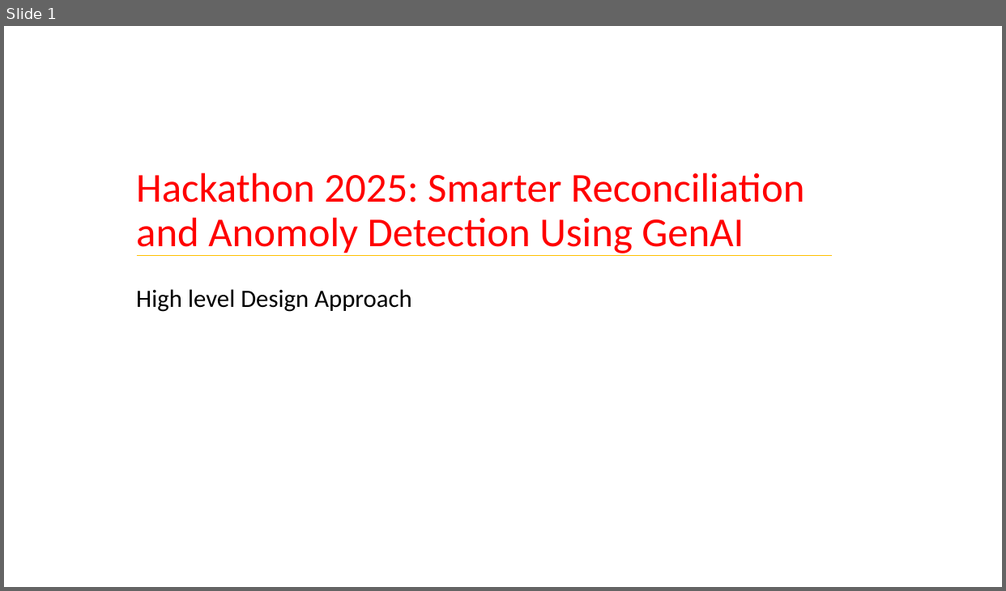
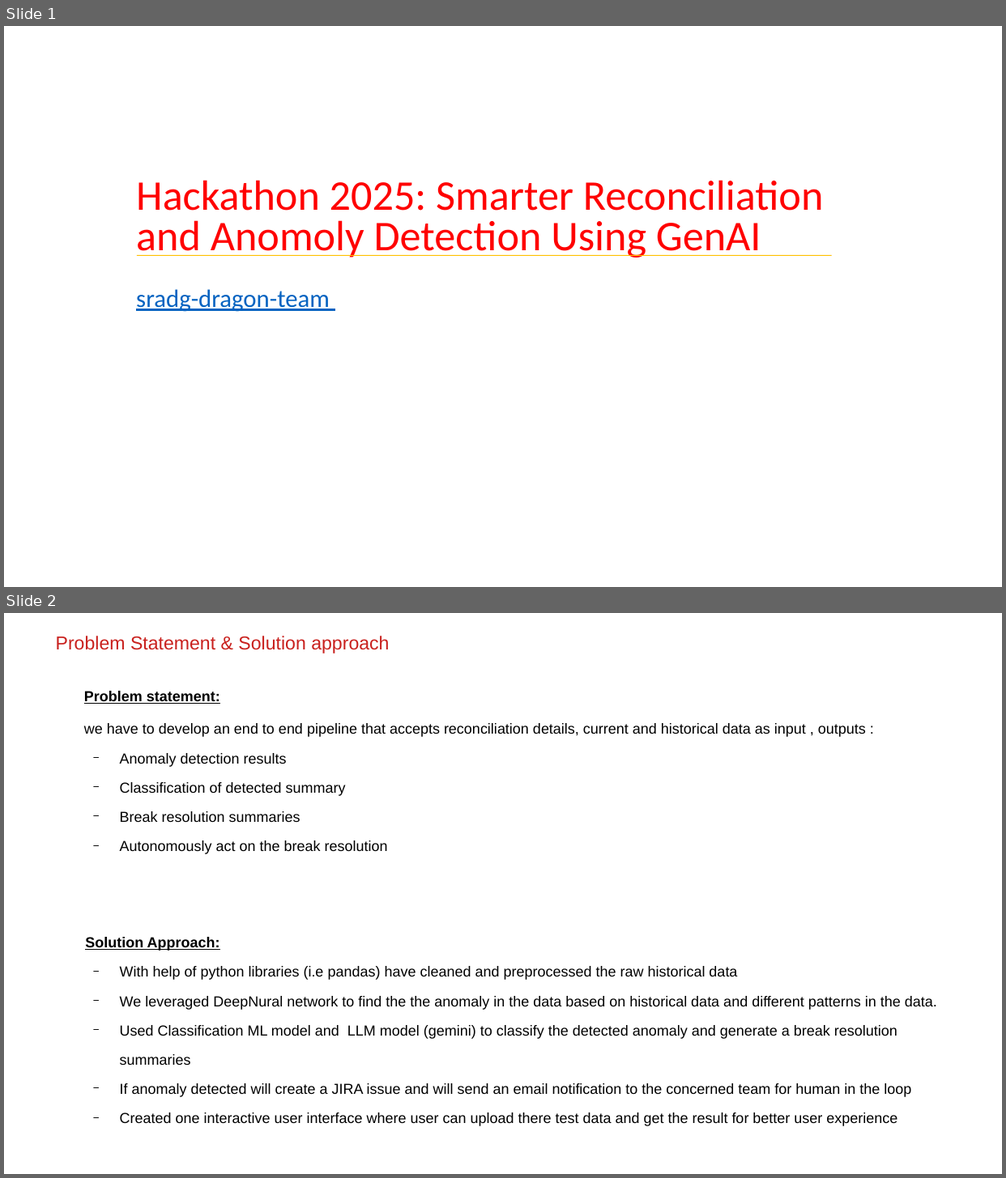
Before and after one commit to ewfx/sradg-dragon-team, a slide deck: artifacts/arch/Design_Approach_Smarter Reconcillation and Anomoly Detection Using GenAI_V1.1.pptx. Shown one above the other, each under a label of ours: slide 1 before the commit, slides 1 and 2 after it. The pictures are 1006x591 and 1006x1178 pixels, drawn with LibreOffice and Linux fonts; fonts in the diff are those of the drawing. Boxes give left, top, right and bottom in pixels: in the first picture for what was removed or moved away, otherwise in the second. Text is boxed around its words. In the diff, an @@ line names an element or a change of style, - is before the commit and + after.

Commit message:
added ppt for smart reconciliation and anomaly detection system

```diff
--- a/artifacts/arch/Design_Approach_Smarter Reconcillation and Anomoly Detection Using GenAI_V1.1.pptx
+++ b/artifacts/arch/Design_Approach_Smarter Reconcillation and Anomoly Detection Using GenAI_V1.1.pptx
@@ slide 2 added at (4, 613, 1002, 1174), background #FFFFFF @@
@@ text added at (56, 636, 389, 653), 18 pt, text #C9211E @@
+Problem Statement & Solution approach
@@ text added at (84, 691, 937, 1127), 14 pt, text #000000 @@
+Problem statement:
+we have to develop an end to end pipeline that accepts reconciliation details, current and historical data as input , outputs :
+  − Anomaly detection results
+  − Classification of detected summary
+  − Break resolution summaries
+  − Autonomously act on the break resolution
+Solution Approach:
+  − With help of python libraries (i.e pandas) have cleaned and preprocessed the raw historical data
+  − We leveraged DeepNural network to find the the anomaly in the data based on historical data and different patterns in the data.
+  − Used Classification ML model and LLM model (gemini) to classify the detected anomaly and generate a break resolution
+  summaries
+  − If anomaly detected will create a JIRA issue and will send an email notification to the concerned team for human in the loop
+  − Created one interactive user interface where user can upload there test data and get the result for better user experience
@@ slide 1 changed as well @@
@@ title "Hackathon 2025: Smarter Reconciliation and ..." at (136, 180, 823, 258): size 39.6 to 40.7 pt; line spacing 0.9 to 0.8 @@
@@ subtitle at (136, 289, 330, 312): text changed; text colour #000000 to #0563C1 @@
-High level Design Approach
+sradg-dragon-team
```
Also in this commit, not shown: 1 other slide changed, 3 other slides added, 3 slides removed, 1 other file.
